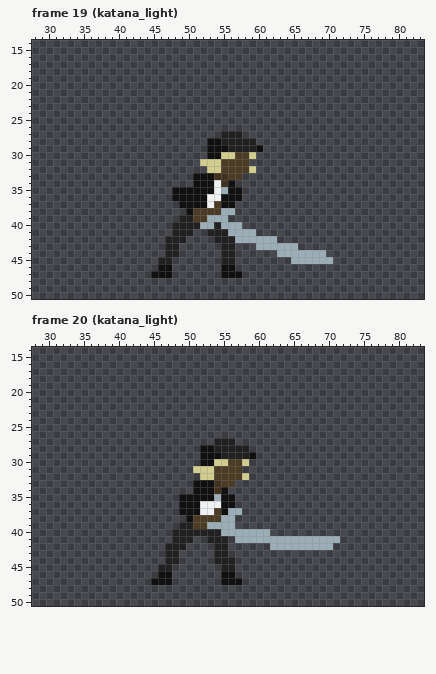
File history of a pixel-art file, Assets/Resources/Sprites/Player/player.aseprite. Above: the version before the commit.
96x64 pixels, 55 frames. Shown: frame 19 (katana_light): x 28..83, y 14..50; frame 20 (katana_light): x 28..83, y 14..50. The commit also changed other frames, which this record leaves out.
After the commit:
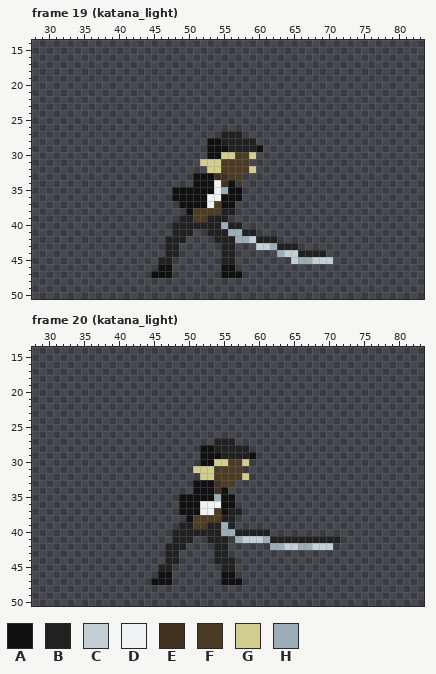
Palette (. is transparent): A #101011  B #212122  C #c4cfd5  D #eff1f2  E #40321e  F #4d3c25  G #d0cd8e  H #9badb7
Commit: now featuring fancy weapons
What changed:
{"where": "frame 19 (katana_light), layer \"Layer 3\""}
{"frame":19,"y":38,"x":55,"old":"HH","new":"BB"}
{"frame":19,"y":39,"x":53,"old":"HHH","new":"BBB"}
{"frame":19,"y":40,"x":52,"old":"HH","new":"BB"}
{"frame":19,"y":40,"x":56,"old":"HH","new":"BB"}
{"frame":19,"y":41,"x":58,"old":"HH","new":"BB"}
{"frame":19,"y":42,"x":59,"old":"HHHH","new":"CBBB"}
{"frame":19,"y":43,"x":60,"old":"HH","new":"CC"}
{"frame":19,"y":43,"x":63,"old":"HHH","new":"BBB"}
{"frame":19,"y":44,"x":64,"old":"HHHHHH","new":"CCBBBB"}
{"frame":19,"y":45,"x":65,"old":"H","new":"C"}
{"frame":19,"y":45,"x":68,"old":"HHH","new":"CCC"}
{"where": "frame 20 (katana_light), layer \"Layer 3\""}
{"frame":20,"y":37,"x":56,"old":"HH","new":"BB"}
{"frame":20,"y":38,"x":55,"old":"HH","new":"BB"}
{"frame":20,"y":39,"x":53,"old":"HH","new":"BB"}
{"frame":20,"y":39,"x":56,"old":"H","new":"B"}
{"frame":20,"y":40,"x":57,"old":"HHHHH","new":"BBBBB"}
{"frame":20,"y":41,"x":58,"old":"HHH","new":"CCC"}
{"frame":20,"y":41,"x":62,"old":"HHHHHHHHHH","new":"BBBBBBBBBB"}
{"frame":20,"y":42,"x":64,"old":"HH","new":"CC"}
{"frame":20,"y":42,"x":68,"old":"HHH","new":"CCC"}
{"label":"changed","picture_box":[200,208,333,264]}
{"label":"changed","picture_box":[207,508,340,550]}
